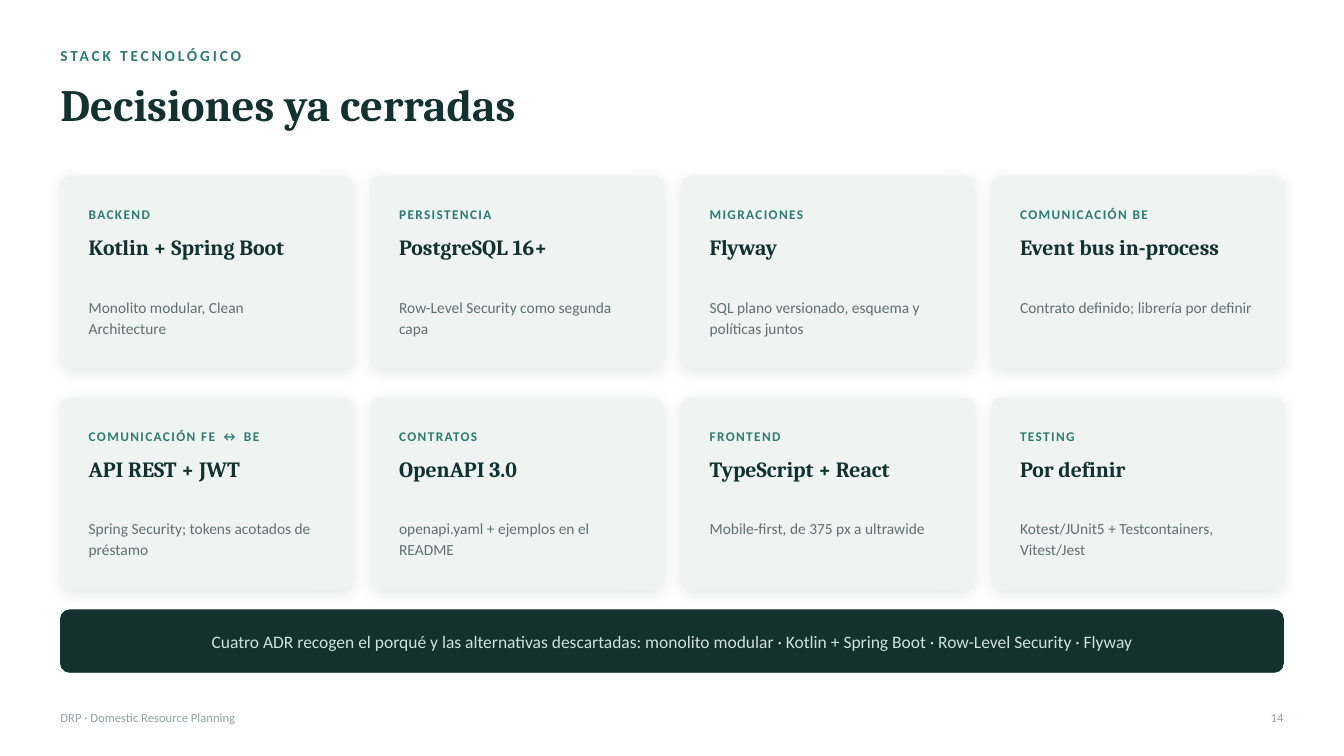
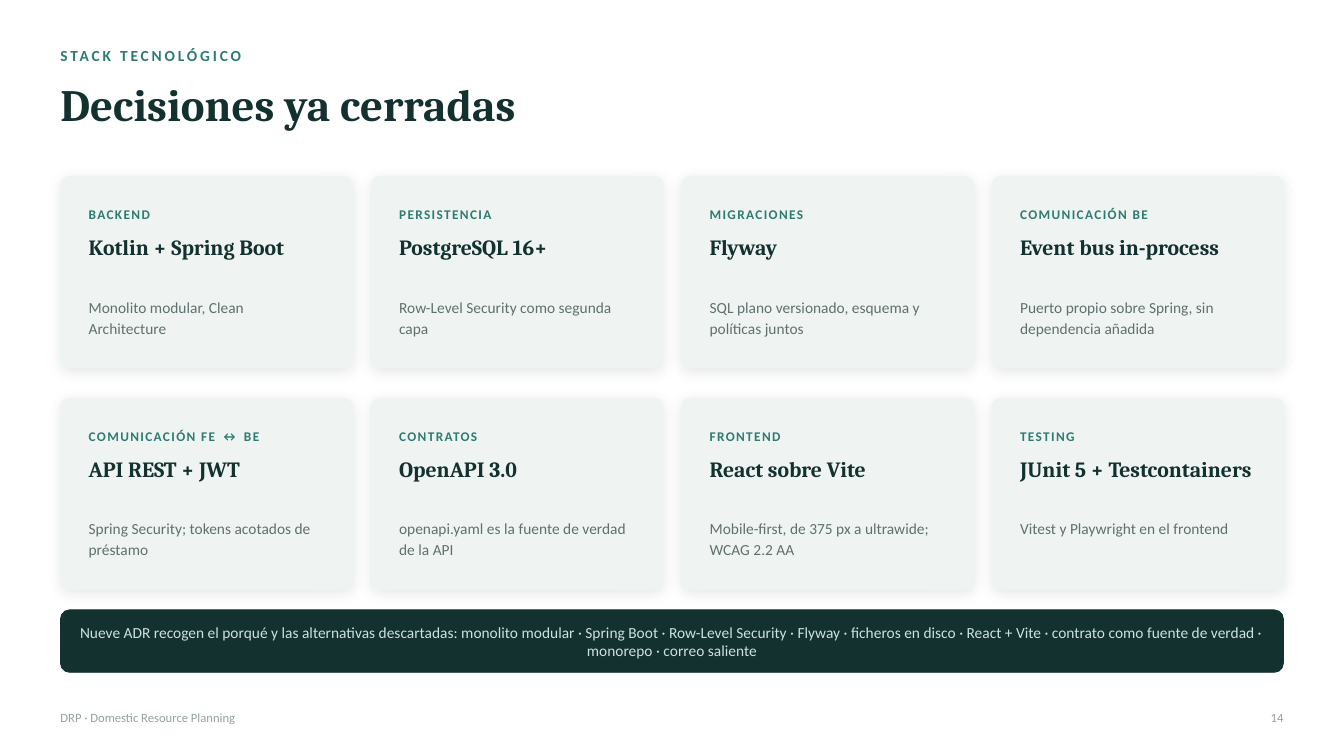
Before and after one commit to kikescribano/domestic_resource_planning, a slide deck: slide 15 of docs/common/marketing/DRP-resumen.pptx. Drawn at 1344x756 pixels with LibreOffice and Linux fonts; fonts in the diff are those of the drawing. Boxes give left, top, right and bottom in pixels: in the first picture for what was removed or moved away, otherwise in the second. Text is boxed around its words. In the diff, an @@ line names an element or a change of style, - is before the commit and + after.

```diff
--- a/docs/common/marketing/DRP-resumen.pptx
+++ b/docs/common/marketing/DRP-resumen.pptx
@@ text at (x1=1020, y1=302, x2=1214, y2=337): text changed @@
-Contrato definido; librería por definir
+Puerto propio sobre Spring, sin dependencia añadida
@@ text at (x1=710, y1=462, x2=866, y2=477): text changed @@
-TypeScript + React
+React sobre Vite
@@ text at (x1=1020, y1=462, x2=1252, y2=482): text changed @@
-Por definir
+JUnit 5 + Testcontainers
@@ text at (x1=399, y1=523, x2=625, y2=555): text changed @@
-openapi.yaml + ejemplos en el README
+openapi.yaml es la fuente de verdad de la API
@@ text at (x1=710, y1=523, x2=929, y2=555): text changed @@
-Mobile-first, de 375 px a ultrawide
+Mobile-first, de 375 px a ultrawide; WCAG 2.2 AA
@@ text at (x1=1020, y1=523, x2=1228, y2=537): text changed @@
-Kotest/JUnit5 + Testcontainers, Vitest/Jest
+Vitest y Playwright en el frontend
@@ text at (x1=80, y1=627, x2=1254, y2=659): text changed; size 12.5 to 11 pt @@
-Cuatro ADR recogen el porqué y las alternativas descartadas: monolito modular · Kotlin + Spring Boot · Row-Level Security · Flyway
+Nueve ADR recogen el porqué y las alternativas descartadas: monolito modular · Spring Boot · Row-Level Security · Flyway · ficheros en disco · React + Vite · contrato como fuente de verdad · monorepo · correo saliente
```
Also in this commit, not shown: 5 other slides changed, 24 other files.
